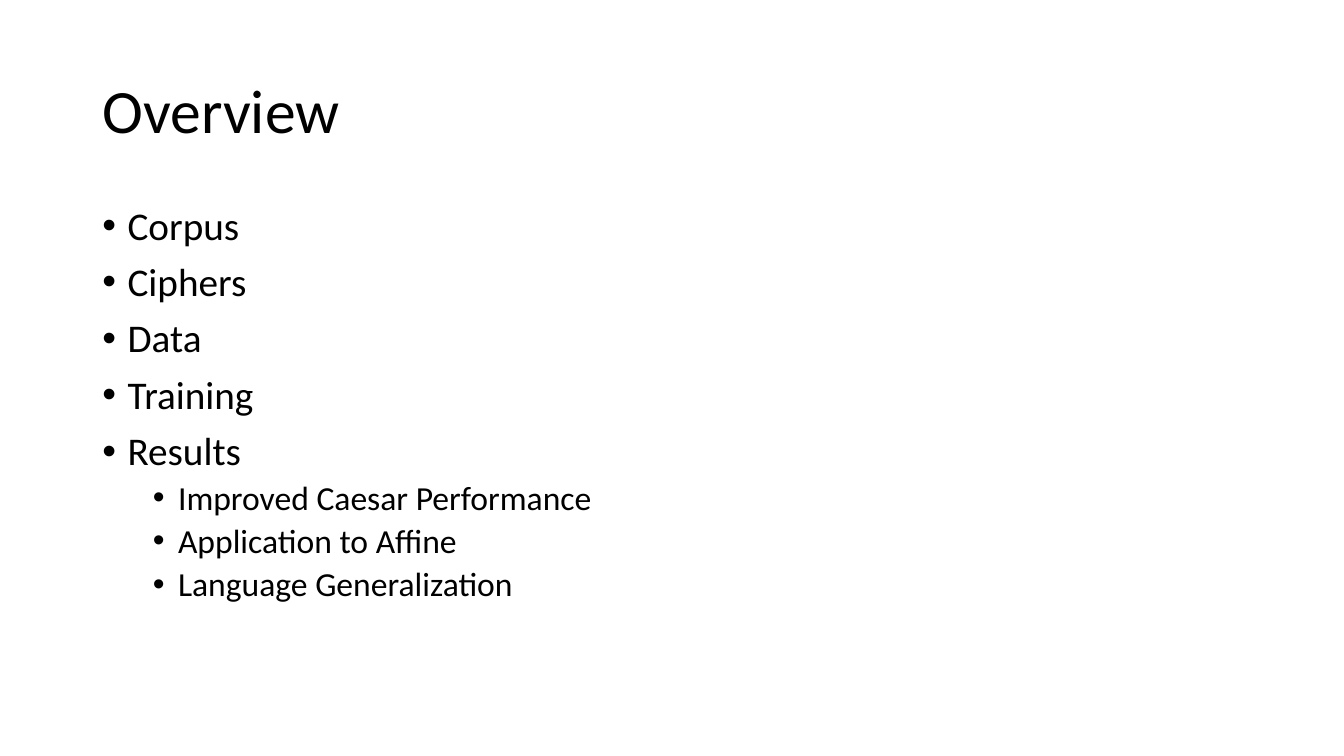
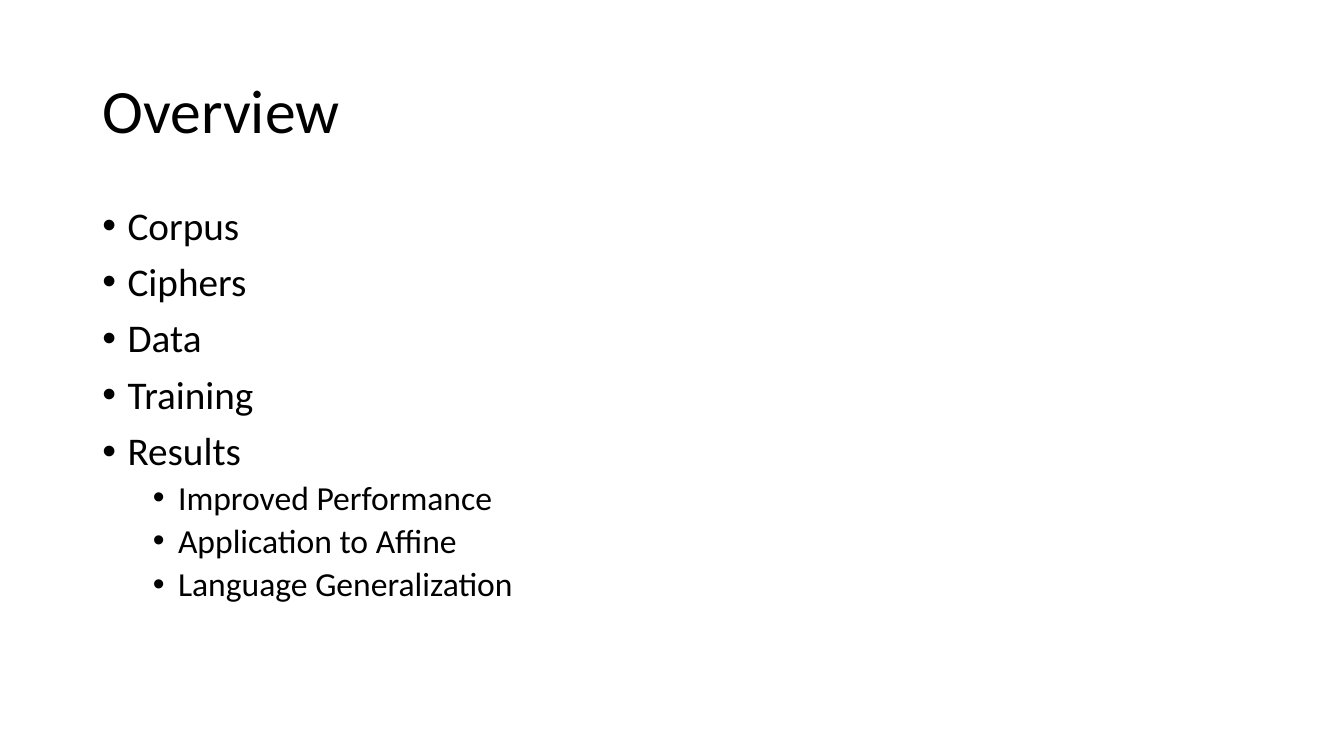
Before and after one commit to petezh/Neural-Cryptanalysis, a slide deck: slide 2 of presentation/Gasarch Pres 7-9.pptx. Drawn at 1344x756 pixels with LibreOffice and Linux fonts; fonts in the diff are those of the drawing. Boxes give left, top, right and bottom in pixels: in the first picture for what was removed or moved away, otherwise in the second. Text is boxed around its words. In the diff, an @@ line names an element or a change of style, - is before the commit and + after.

```diff
--- a/presentation/Gasarch Pres 7-9.pptx
+++ b/presentation/Gasarch Pres 7-9.pptx
@@ text at bbox=[178, 486, 492, 516]: text changed @@
-  • Improved Caesar Performance
+  • Improved Performance
```
Also in this commit, not shown: 3 slides added, 1 slide removed.
